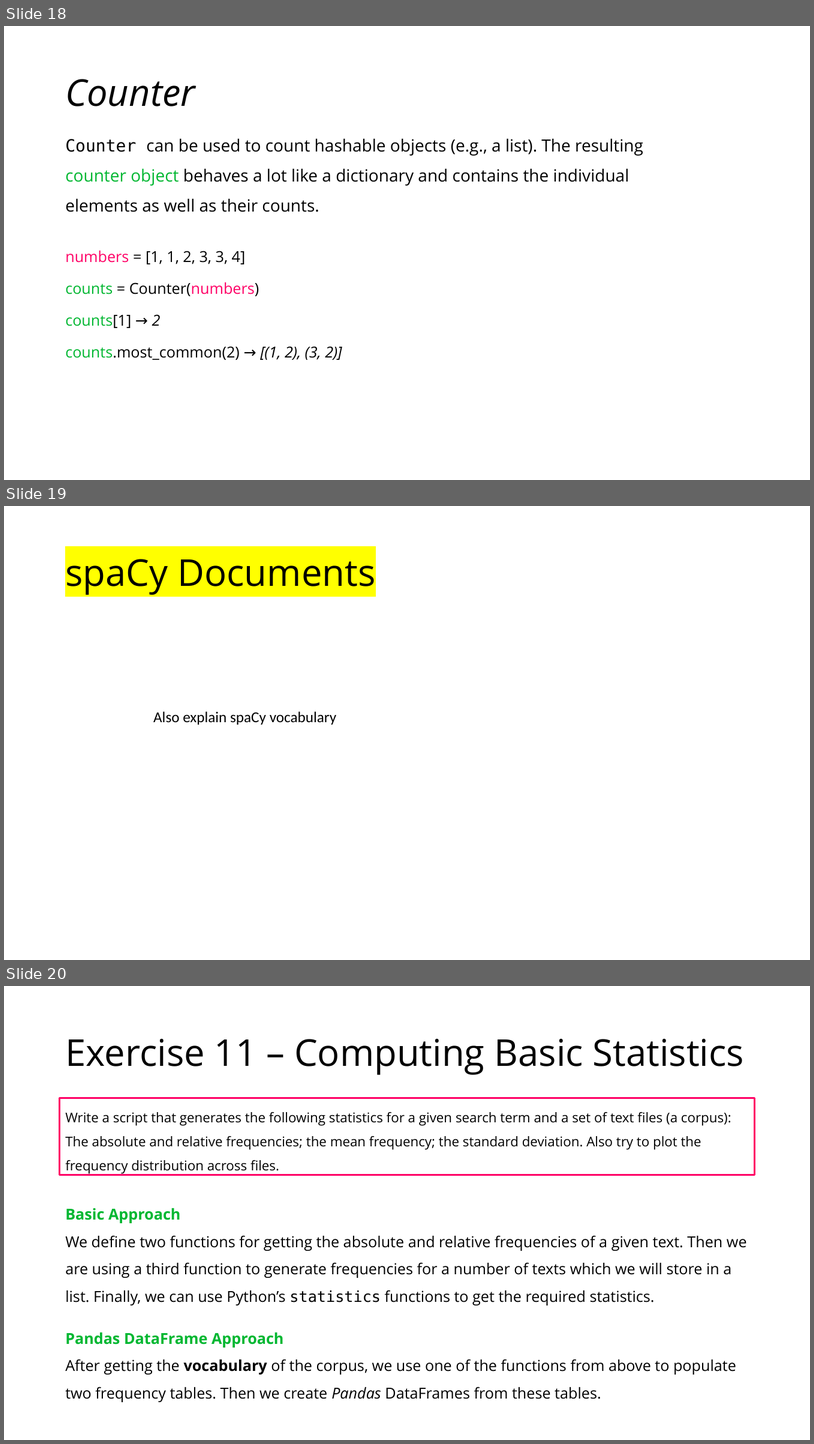
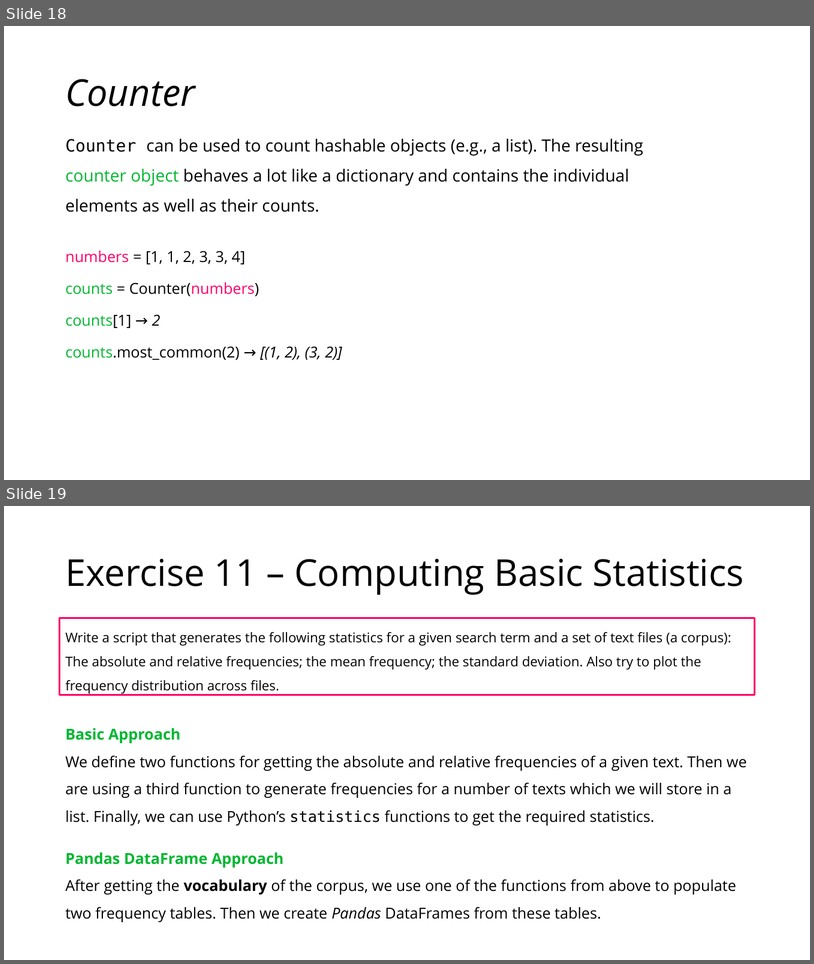
Before and after one commit to IngoKl/python-programming-for-linguists, a slide deck: 2021/slides/03 - Python for (Corpus) Linguists.pptx. Shown one above the other, each under a label of ours: slides 18, 19 and 20 before the commit, slides 18 and 19 after it. The pictures are 814x1444 and 814x964 pixels, drawn with LibreOffice and Linux fonts; fonts in the diff are those of the drawing. Boxes give left, top, right and bottom in pixels: in the first picture for what was removed or moved away, otherwise in the second. Text is boxed around its words. In the diff, an @@ line names an element or a change of style, - is before the commit and + after.

```diff
--- a/2021/slides/03 - Python for (Corpus) Linguists.pptx
+++ b/2021/slides/03 - Python for (Corpus) Linguists.pptx
@@ slide 19 removed at bbox=[4, 506, 810, 960], background #FFFFFF @@
@@ title removed at bbox=[65, 559, 376, 595] @@
-spaCy Documents
@@ text removed at bbox=[153, 711, 337, 724] @@
-Also explain spaCy vocabulary
@@ what was slide 20 is now slide 19 @@
```
Also in this commit, not shown: 1 other slide removed, 18 other files.
